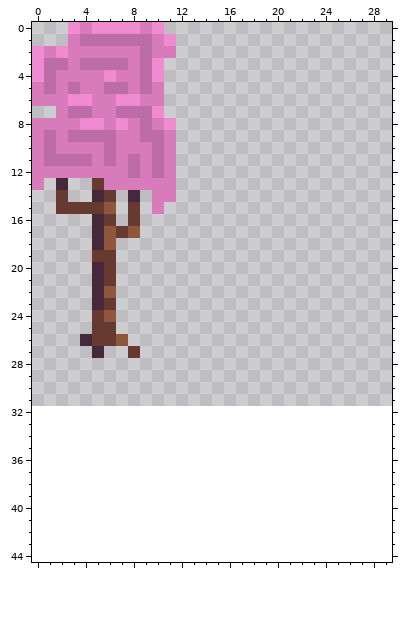
Two states of a pixel-art sprite, Game/Assets/tree.png. The picture above is the old version.
The file is 64x32 pixels. Shown: x 0..29, y 0..44. The old version is drawn lined up with the new one, on the new canvas.
New version:
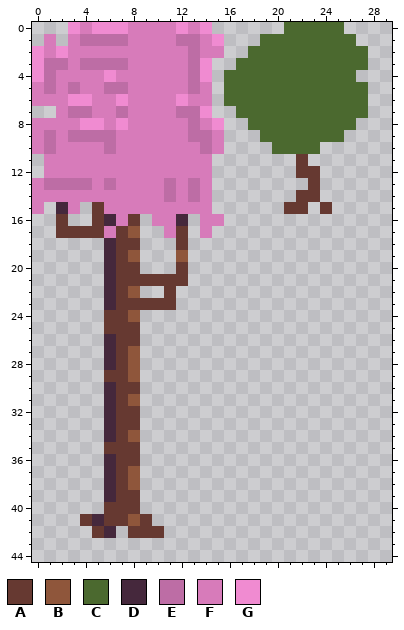
Palette (. is transparent): A #663931  B #8f563b  C #4b692f  D #45283c  E #bd6da5  F #d77bba  G #f08bd1
Change:
canvas 64x32 -> 64x64
@@ x 0..29 @@
- 0 ...GFGGGGFG...................
- 1 ...FEEEEEEFG..................
- 2 GFGFFFFFFEFF..................
- 3 GEEFEEEEFEG...................
- 4 GEFFFFGFFEG...................
- 5 FEFEFFEEFEF...................
- 6 FFFGGFFGGFF...................
- 7 ..FEEFFEEEG...................
- 8 FFFFGGFGFEFG..................
- 9 FEFEEEEFFEEF..................
-10 FEFFFFEFFFEF..................
-11 FEEEEFEFEFEF..................
-12 FFFFFFFFEFEF..................
-13 F.D..AFFFFFF..................
-14 ..A..DA.D.FF..................
-15 ..AAAAB.A.F...................
-16 .....DA.A.....................
-17 .....DBAB.....................
-18 .....DB.......................
-19 .....AA.......................
-20 .....DA.......................
-21 .....DA.......................
-22 .....DB.......................
-23 .....DA.......................
-24 .....AB.......................
-25 .....AA.......................
-26 ....DAAB......................
-27 .....D..A.....................
-28 ..............................
-29 ..............................
-30 ..............................
-31 ..............................
-32 ..............................
-33 ..............................
-34 ..............................
-35 ..............................
-36 ..............................
-37 ..............................
-38 ..............................
-39 ..............................
-40 ..............................
-41 ..............................
-42 ..............................
+ 0 ...GFGGGFFFFGFG......CCCCC....
+ 1 .F.FEEEEFFFFEEFG...CCCCCCCC...
+ 2 GFGFFFFFFFFFFEFF..CCCCCCCCCC..
+ 3 GEEFEEEEFFFFFEG..CCCCCCCCCCC..
+ 4 GEFFFFGFFFFFFEG.CCCCCCCCCCC...
+ 5 FEFEFFEEFFFFFEF.CCCCCCCCCCCC..
+ 6 FFFGGFFGFFFFGFF.CCCCCCCCCCCC..
+ 7 ..FEEFFEFFFFEEG..CCCCCCCCCCC..
+ 8 FFFFGGFGFFFFFEFG..CCCCCCCCC...
+ 9 FEFEEEEFFFFFFEEF...CCCCCCC....
+10 FEFFFFEFFFFFFFEF....CCCC......
+11 .FFFFFFFFFFFFFF.......A.......
+12 .FFFFFFFFFFFFFF.......AA......
+13 FEEEEFEFFFFEFEF........A......
+14 FFFFFFFFFFFEFEF.......AA......
+15 F.DF.AFFFFFFFFF......AA.A.....
+16 ..A..ADFA.FFD.FF..............
+17 ..AAAAFAB..FA.F...............
+18 ......DAA...A.................
+19 ......DAB...B.................
+20 ......DAA...A.................
+21 ......DAAAAAA.................
+22 ......DAB..A..................
+23 ......DAAAAA..................
+24 ......AAB.....................
+25 ......AAA.....................
+26 ......DAA.....................
+27 ......DAB.....................
+28 ......DAB.....................
+29 ......AAB.....................
+30 ......DAA.....................
+31 ......DAB.....................
+32 ......DAA.....................
+33 ......DAA.....................
+34 ......DAB.....................
+35 ......AAA.....................
+36 ......DAA.....................
+37 ......DAB.....................
+38 ......DAB.....................
+39 ......DAA.....................
+40 ......AAA.....................
+41 ....ADAABA....................
+42 .....AD.AAA...................
 43 ..............................
Boxes around the changes in both pictures, in picture pixels (x1, y1, x2, y2):
changed: (32, 22, 368, 538)
